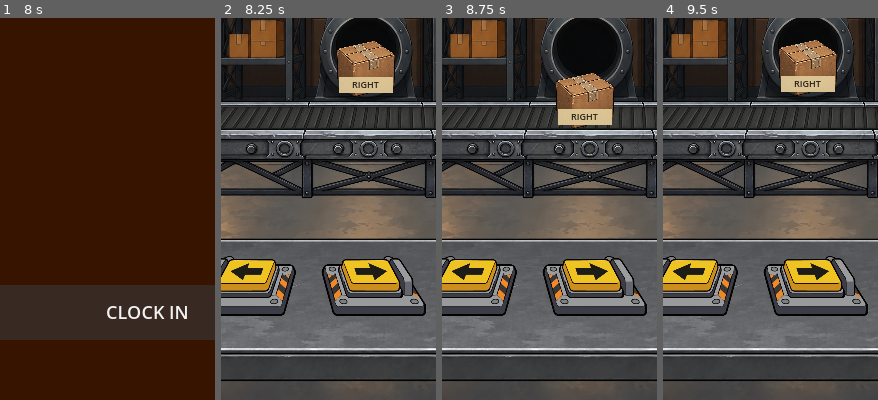
Above: before the commit, frames 1-4 (left to right).
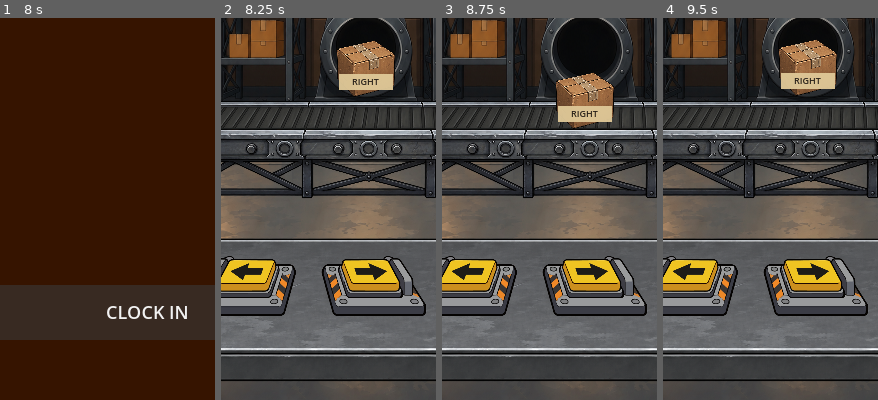
Above: after the commit, the same moments.

Repository: patrickcallahancomedy/comedian
Game: Godot game, scene res://scenes/story/opening_story.tscn
Same seed, same stepped clock (60 frames per second), same inputs: the game is played once before the commit and once after it.
Inputs (mouse positions are % of the whole screen's width and height, from its top left):
- Up to frame 1 (8 s): click "CONTINUE" at 0.5 s; click "CONTINUE" at 1.25 s; click "CONTINUE" at 2 s; tap Enter at 2.75, 6.5 s; tap Space at 3.5, 7.25 s; click "CONTINUE" at 4.25 s; click "CONTINUE" at 5 s; click "CONTINUE" at 5.75 s
- Up to frame 2 (8.25 s): click "CLOCK IN" at 8 s
- Up to frame 3 (8.75 s): no input
- Up to frame 4 (9.5 s): click (22, 84) at 8.75 s
The pictures show only the part of the screen within x 16-66%, y 50-100%; the shares and areas given below are measured in that part.

Frame 1 is identical in both runs. In frame 2, 0.6% of the frame differs, in the area x 54-80%, y 14-20%; in frame 3, 0.6%; in frame 4, 0.6%.

Commit message:
Move box destination label up slightly

Diff:
--- a/godot/scenes/boxes/boxes_module.tscn
+++ b/godot/scenes/boxes/boxes_module.tscn
@@ -140,9 +140,9 @@
 [node name="DestinationTag" type="ColorRect" parent="GameplayLayer/BoxCurrent"]
 layout_mode = 0
 offset_left = 8.0
-offset_top = 43.0
+offset_top = 40.0
 offset_right = 62.0
-offset_bottom = 59.0
+offset_bottom = 56.0
 mouse_filter = 2
 color = Color(0.87, 0.78, 0.59, 0.96)
 
